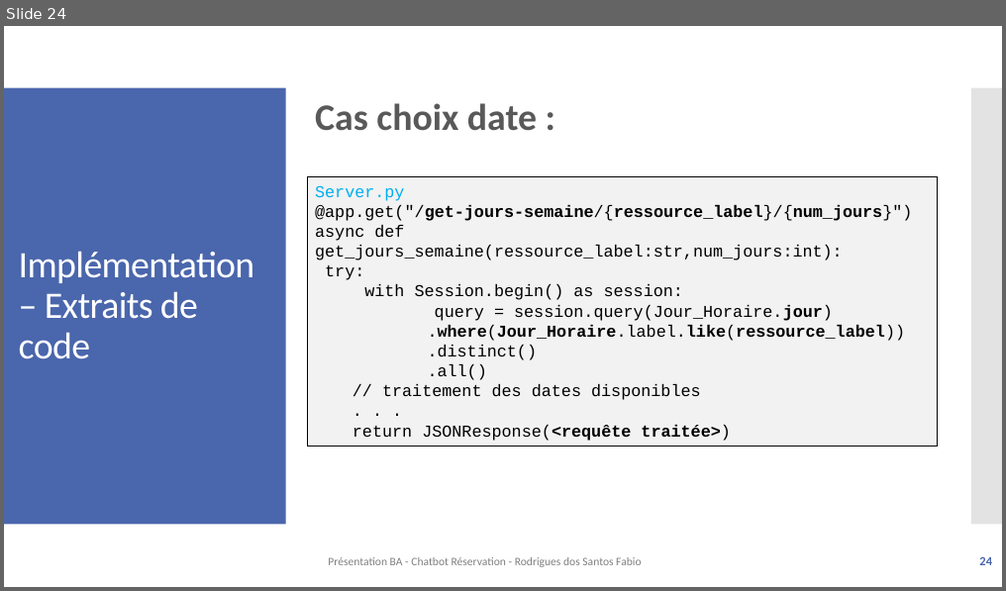
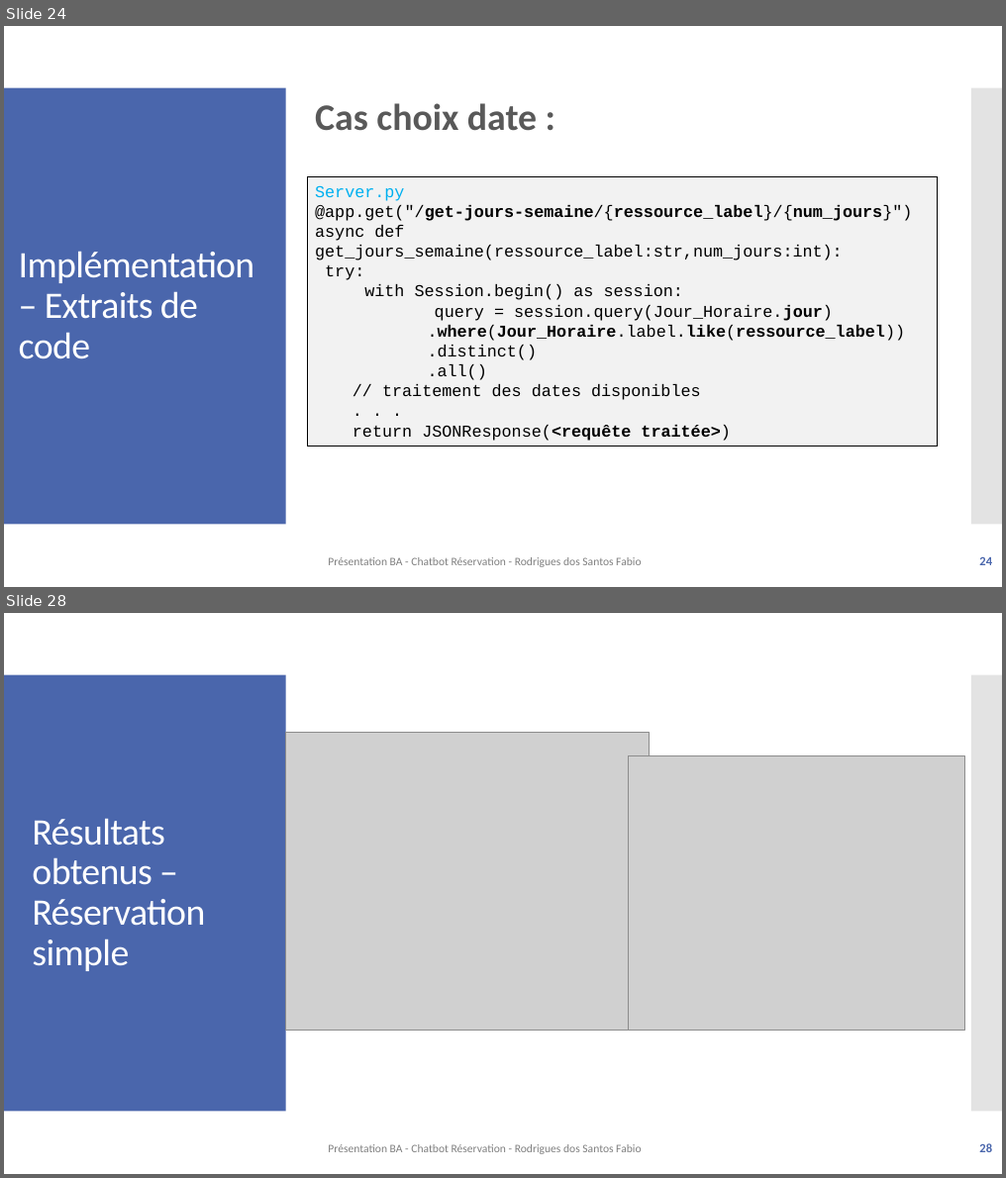
Before and after one commit to f-rdrgs/projet-bachelor, a slide deck: documentation/travail_bachelor/ISC_LOG_presentation_diplome_RodriguesDosSantosFabio_EggenbergNiklaus_2024.pptx. Shown one above the other, each under a label of ours: slide 24 before the commit, slides 24 and 28 after it; the slides between them are not shown. The pictures are 1006x591 and 1006x1178 pixels, drawn with LibreOffice and Linux fonts; fonts in the diff are those of the drawing; grey boxes stand for pictures. Boxes give left, top, right and bottom in pixels: in the first picture for what was removed or moved away, otherwise in the second. Text is boxed around its words. In the diff, an @@ line names an element or a change of style, - is before the commit and + after.

```diff
--- a/documentation/travail_bachelor/ISC_LOG_presentation_diplome_RodriguesDosSantosFabio_EggenbergNiklaus_2024.pptx
+++ b/documentation/travail_bachelor/ISC_LOG_presentation_diplome_RodriguesDosSantosFabio_EggenbergNiklaus_2024.pptx
@@ slide 28 added at [4,613,1002,1174], background #FFFFFF; not listed: 2 template elements that a slide beside it also shows @@
@@ picture added at [285,733,649,1031] @@
@@ picture added at [628,757,964,1031] @@
@@ title added at [32,818,205,971], 36 pt, text #FFFFFF @@
+Résultats obtenus – Réservation simple
@@ text added at [328,1145,641,1155], 11 pt, text #808080 @@
+Présentation BA - Chatbot Réservation - Rodrigues dos Santos Fabio
@@ page number added at [979,1144,992,1153], 12 pt, text #4A66AC, bold @@
+28
```
Also in this commit, not shown: 1 slide changed, 3 other slides added, 1 other file.
